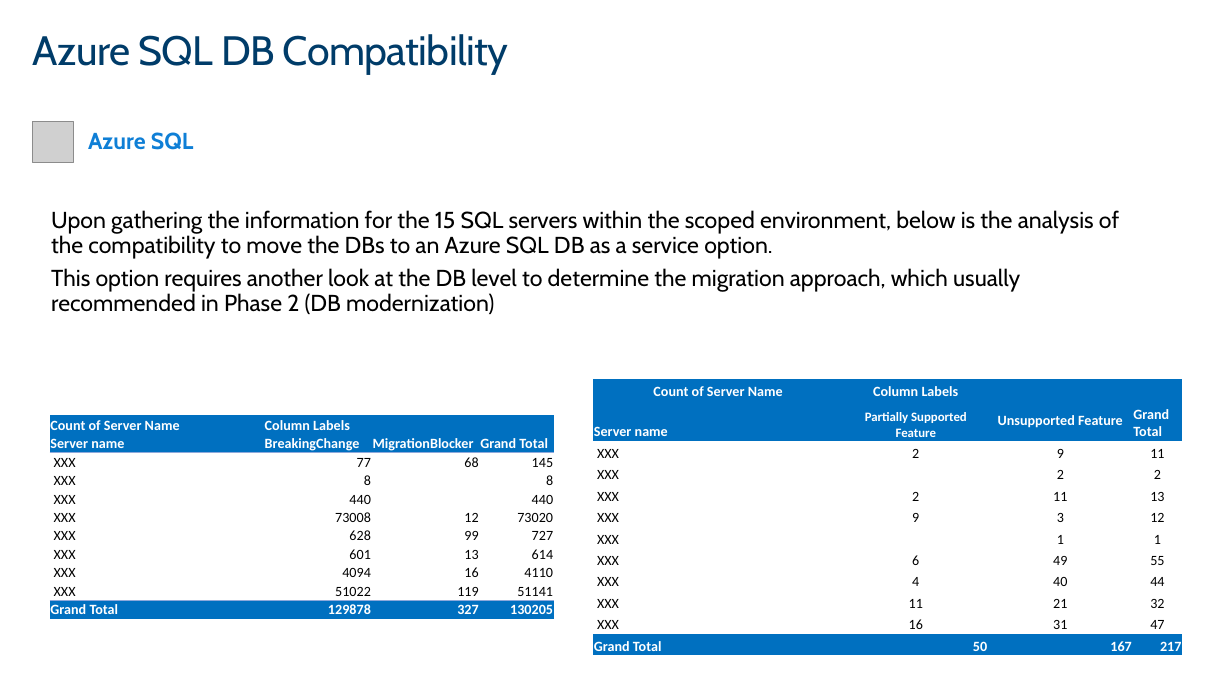
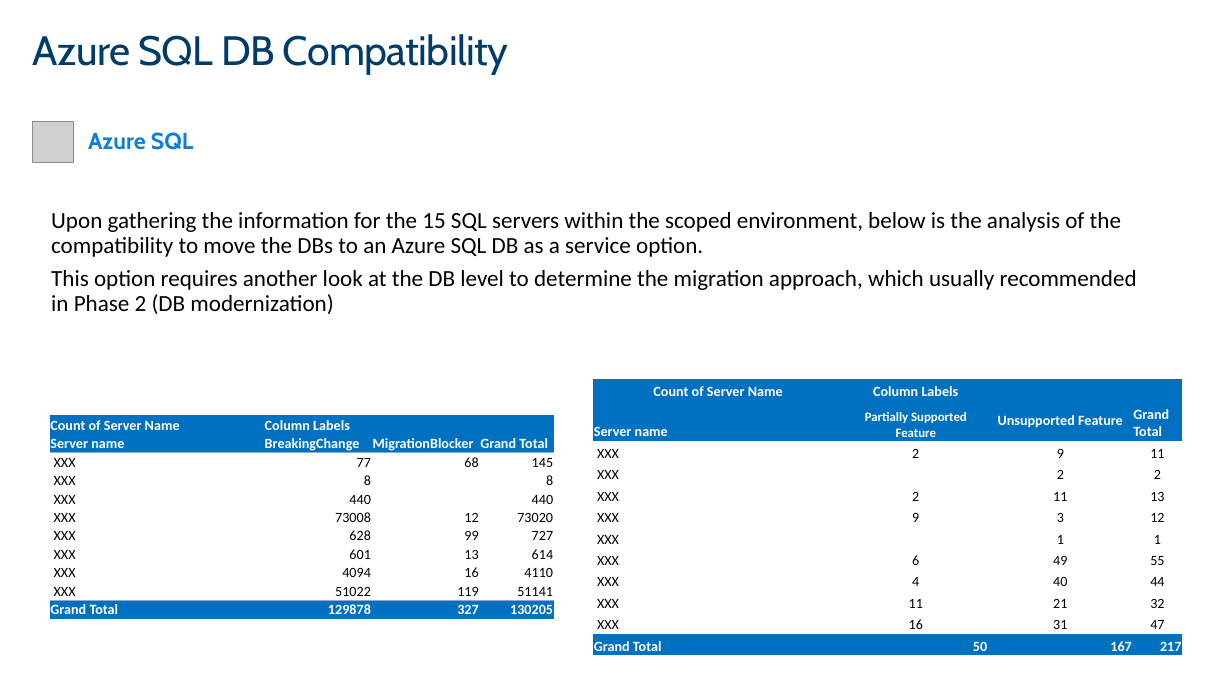
Before and after one commit to upendra25312/Cloud-Readiness-accelearator, a slide deck: slide 15 of Templates/executive-reporting/ms-solution-assessment.pptx. Drawn at 1232x693 pixels with LibreOffice and Linux fonts; fonts in the diff are those of the drawing; grey boxes stand for pictures; background and template pictures are left out. Boxes give left, top, right and bottom in pixels: in the first picture for what was removed or moved away, otherwise in the second. Text is boxed around its words. In the diff, an @@ line names an element or a change of style, - is before the commit and + after.

```diff
--- a/Templates/executive-reporting/ms-solution-assessment.pptx
+++ b/Templates/executive-reporting/ms-solution-assessment.pptx
@@ text "Upon gathering the information for ..." at [51,212,1137,314]: font Cabin to Calibri @@
```
Also in this commit, not shown: 11 other slides changed, 18 other files.
